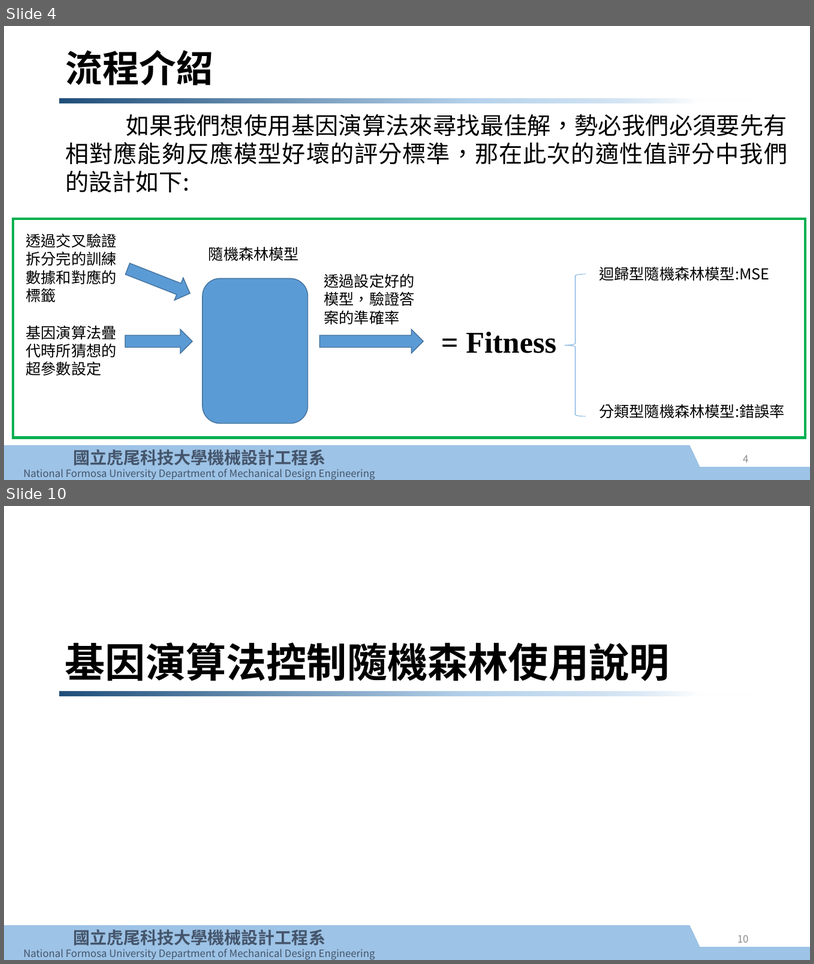
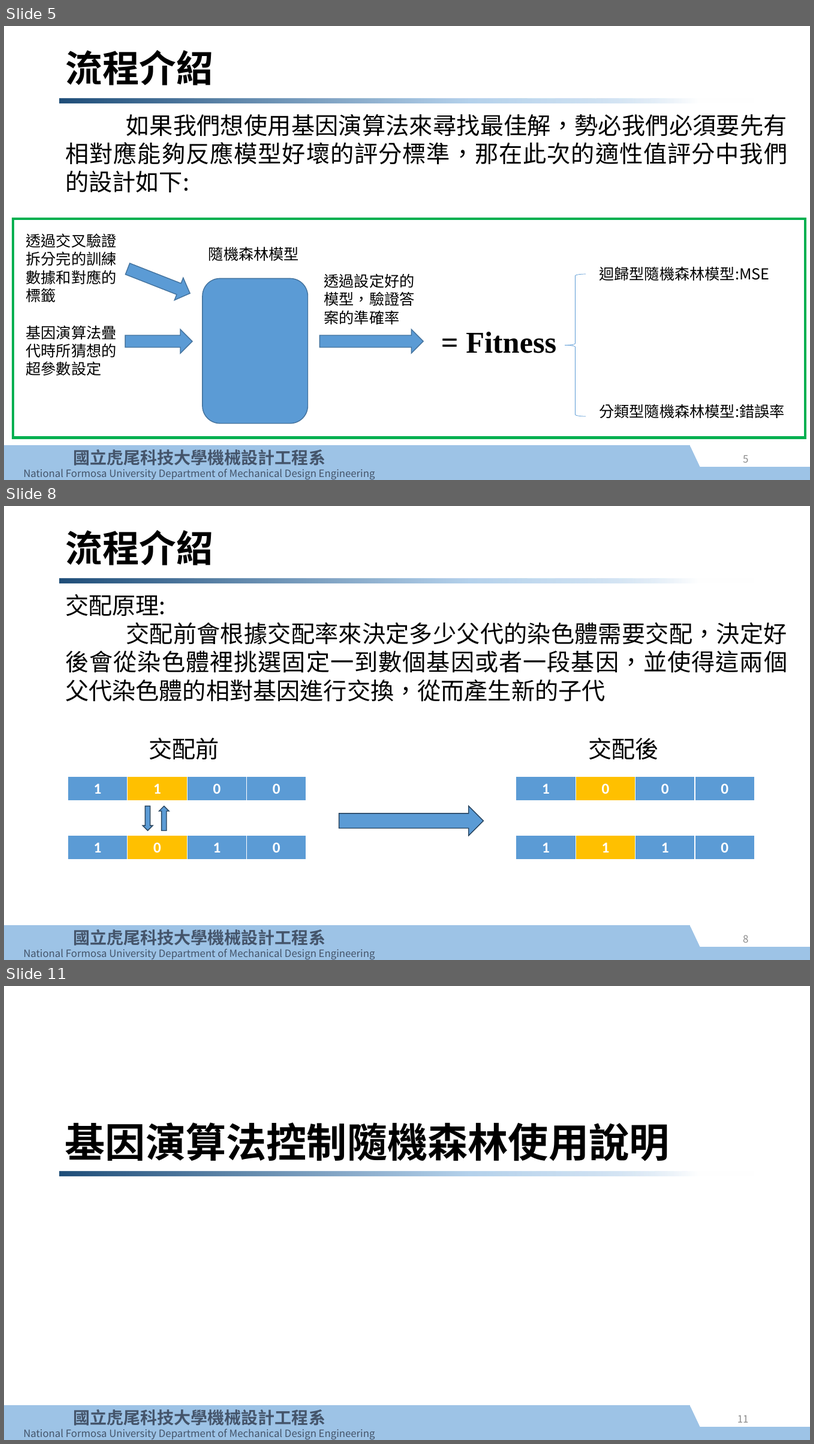
Before and after one commit to e970230/test, a slide deck: GA_RF/基因演算法控制隨機森林使用說明.pptx. Shown one above the other, each under a label of ours: slides 4 and 10 before the commit, slides 5, 8 and 11 after it; the slides between them are not shown. The pictures are 814x964 and 814x1444 pixels, drawn with LibreOffice and Linux fonts; fonts in the diff are those of the drawing; background and template pictures are left out. Boxes give left, top, right and bottom in pixels: in the first picture for what was removed or moved away, otherwise in the second. Text is boxed around its words. In the diff, an @@ line names an element or a change of style, - is before the commit and + after.

```diff
--- a/GA_RF/基因演算法控制隨機森林使用說明.pptx
+++ b/GA_RF/基因演算法控制隨機森林使用說明.pptx
@@ slide 8 added at box(4, 506, 810, 960), background #FFFFFF; not listed: 5 template elements that a slide beside it also shows @@
@@ title added at box(65, 530, 213, 565), 44 pt, text #000000, bold @@
+流程介紹
@@ text added at box(65, 594, 788, 702), 28 pt, text #000000 @@
+交配原理:
+交配前會根據交配率來決定多少父代的染色體需要交配，決定好後會從染色體裡挑選固定一到數個基因或者一段基因，並使得這兩個父代染色體的相對基因進行交換，從而產生新的子代
@@ text added at box(149, 738, 219, 759), 28 pt, text #000000 @@
+交配前
@@ text added at box(588, 738, 659, 760), 28 pt, text #000000 @@
+交配後
@@ table added at box(68, 777, 308, 801), 1 rows, 4 columns @@
+1 | 1 | 0 | 0
@@ table added at box(516, 777, 756, 801), 1 rows, 4 columns @@
+1 | 0 | 0 | 0
@@ down arrow added at box(143, 806, 152, 831), fill #5B9BD5, outline #28445D 1 pt @@
@@ down arrow added at box(159, 806, 168, 831), fill #5B9BD5, outline #28445D 1 pt @@
@@ right arrow added at box(339, 806, 484, 835), fill #5B9BD5, outline #28445D 1 pt @@
@@ table added at box(68, 835, 308, 860), 1 rows, 4 columns @@
+1 | 0 | 1 | 0
@@ table added at box(516, 835, 756, 860), 1 rows, 4 columns @@
+1 | 1 | 1 | 0
@@ page number added at box(743, 934, 749, 942), 12 pt, text #8C8C8C @@
+8
@@ what was slide 4 is now slide 5 @@
@@ page number at box(743, 455, 749, 462): text changed @@
-4
+5
@@ what was slide 10 is now slide 11 @@
@@ page number at box(738, 1415, 749, 1422): text changed @@
-10
+11
```
Also in this commit, not shown: 3 slides changed, 1 other slide added, 1 slide removed, 3 other files.
